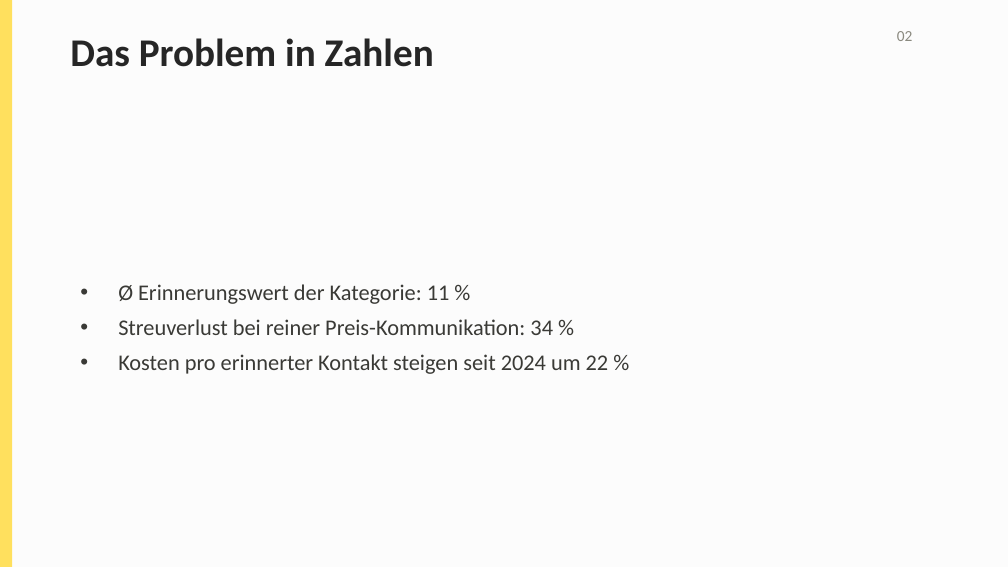
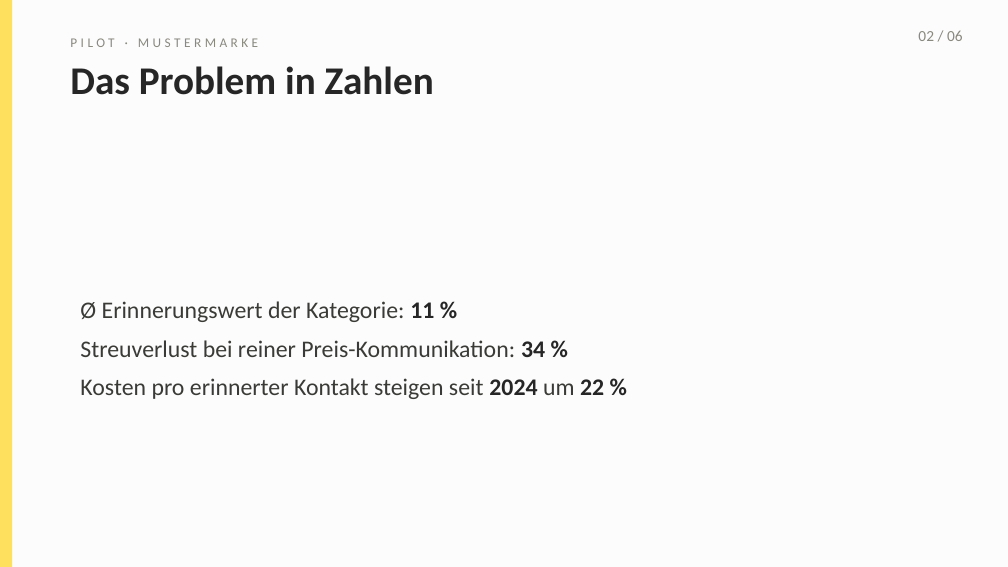
Before and after one commit to CeeKay1901/pilot-skillmarkt, a slide deck: slide 3 of demo/pptx/pitch-deck.pptx. Drawn at 1008x567 pixels with LibreOffice and Linux fonts; fonts in the diff are those of the drawing. Boxes give left, top, right and bottom in pixels: in the first picture for what was removed or moved away, otherwise in the second. Text is boxed around its words. In the diff, an @@ line names an element or a change of style, - is before the commit and + after.

```diff
--- a/demo/pptx/pitch-deck.pptx
+++ b/demo/pptx/pitch-deck.pptx
@@ text added at bbox=[70, 38, 258, 47], 9.5 pt, text #8A897F @@
+PILOT · MUSTERMARKE
@@ text at bbox=[918, 31, 963, 41]: text changed @@
-02
+02 / 06
@@ text "Das Problem in Zahlen": place and size @@
-text "Das Problem in Zahlen" at bbox=[70, 38, 434, 67]
+text "Das Problem in Zahlen" at bbox=[70, 66, 434, 95]
@@ text "Ø Erinnerungswert der Kategorie: 11 ...": place and size @@
-text "Ø Erinnerungswert der Kategorie: 11 ..." at bbox=[118, 284, 609, 374]
+text "Ø Erinnerungswert der Kategorie: 11 ..." at bbox=[80, 301, 604, 399]
@@ text "Ø Erinnerungswert der Kategorie: 11 ..." at bbox=[80, 301, 604, 399]: size 16 to 17 pt; text colour #3A3A36 to #262626, bold on in "11 %", "34 %", "2024 22 %"; indent changed; line spacing 1.3 to 1.35 @@
```
Also in this commit, not shown: 6 other slides changed, 5 other files.
